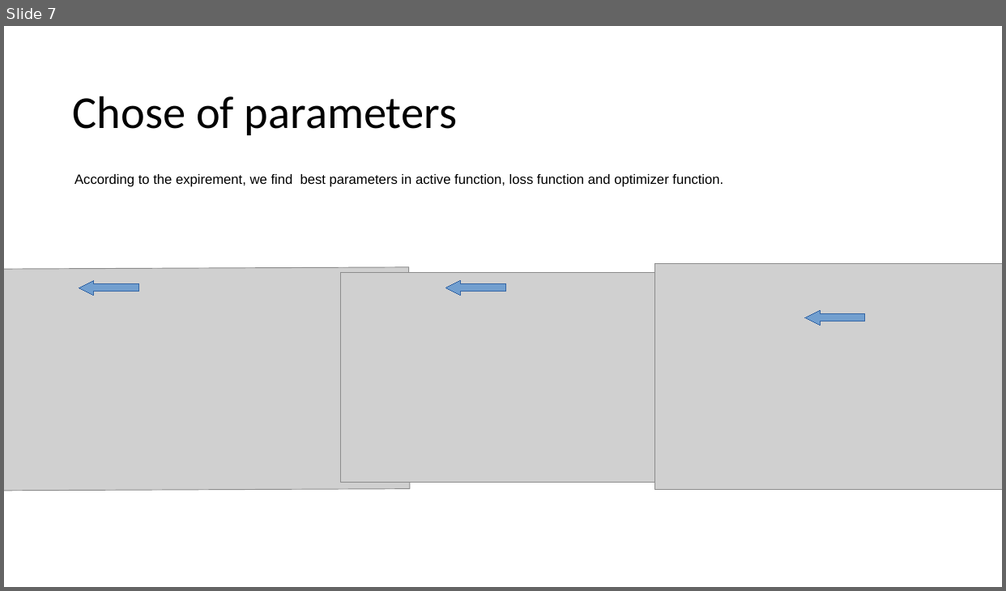
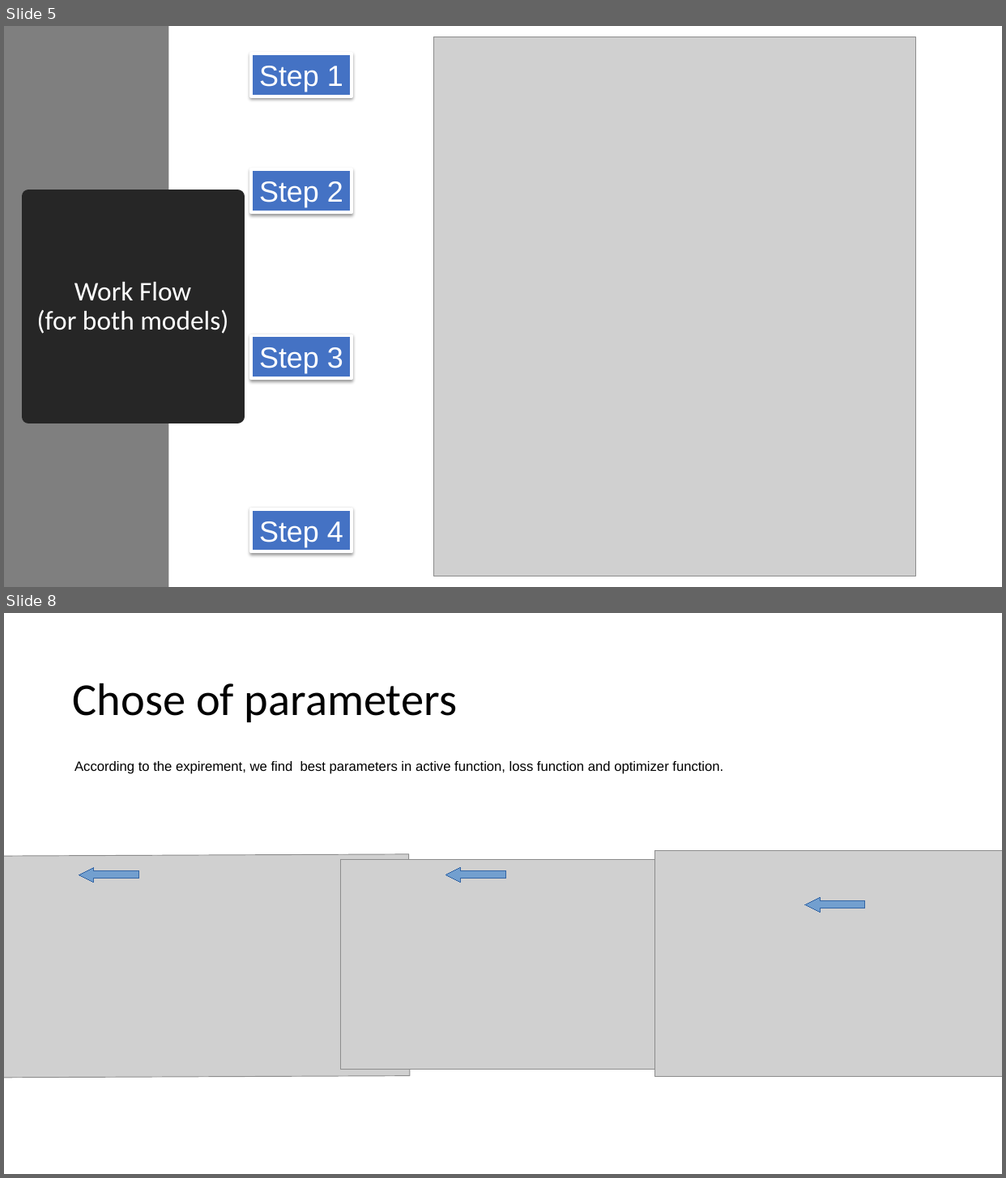
Before and after one commit to liangwangENST/SR2I208-Detection-Malicious-data, a slide deck: slide/Presentation.pptx. Shown one above the other, each under a label of ours: slide 7 before the commit, slides 5 and 8 after it; the slides between them are not shown. The pictures are 1006x591 and 1006x1178 pixels, drawn with LibreOffice and Linux fonts; fonts in the diff are those of the drawing; grey boxes stand for pictures. Boxes give left, top, right and bottom in pixels: in the first picture for what was removed or moved away, otherwise in the second. Text is boxed around its words. In the diff, an @@ line names an element or a change of style, - is before the commit and + after.

```diff
--- a/slide/Presentation.pptx
+++ b/slide/Presentation.pptx
@@ slide 5 added at (x1=4, y1=26, x2=1002, y2=587), background #FFFFFF @@
@@ rectangle added at (x1=4, y1=26, x2=168, y2=587), fill #7F7F7F @@
@@ picture added at (x1=434, y1=37, x2=915, y2=576) @@
@@ rectangle added at (x1=251, y1=54, x2=351, y2=96), fill #4472C4, outline #FFFFFF 3 pt, 28 pt, text #FFFFFF @@
+Step 1
@@ rectangle added at (x1=251, y1=169, x2=351, y2=212), fill #4472C4, outline #FFFFFF 3 pt, 28 pt, text #FFFFFF @@
+Step 2
@@ rectangle added at (x1=28, y1=197, x2=237, y2=416), fill #262626, outline #262626 13.75 pt, 26 pt, text #FFFFFF @@
+Work Flow
+(for both models)
@@ rectangle added at (x1=251, y1=336, x2=351, y2=378), fill #4472C4, outline #FFFFFF 3 pt, 28 pt, text #FFFFFF @@
+Step 3
@@ rectangle added at (x1=251, y1=510, x2=351, y2=552), fill #4472C4, outline #FFFFFF 3 pt, 28 pt, text #FFFFFF @@
+Step 4
@@ what was slide 7 is now slide 8 @@
```
Also in this commit, not shown: 5 slides changed, 4 other slides added, 4 slides removed, 5 other files.
